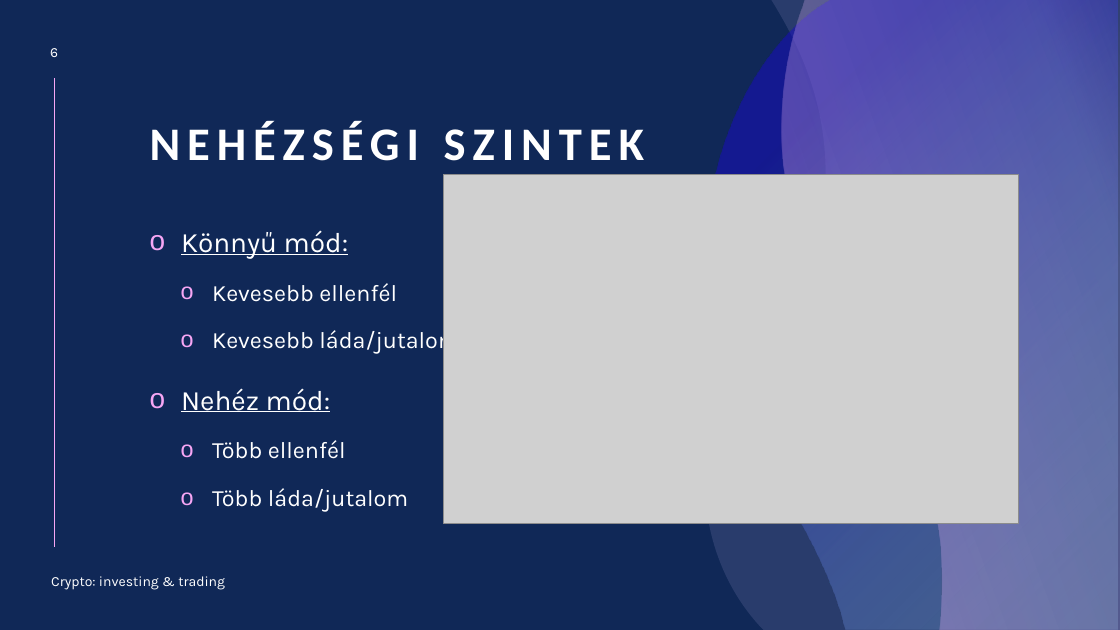
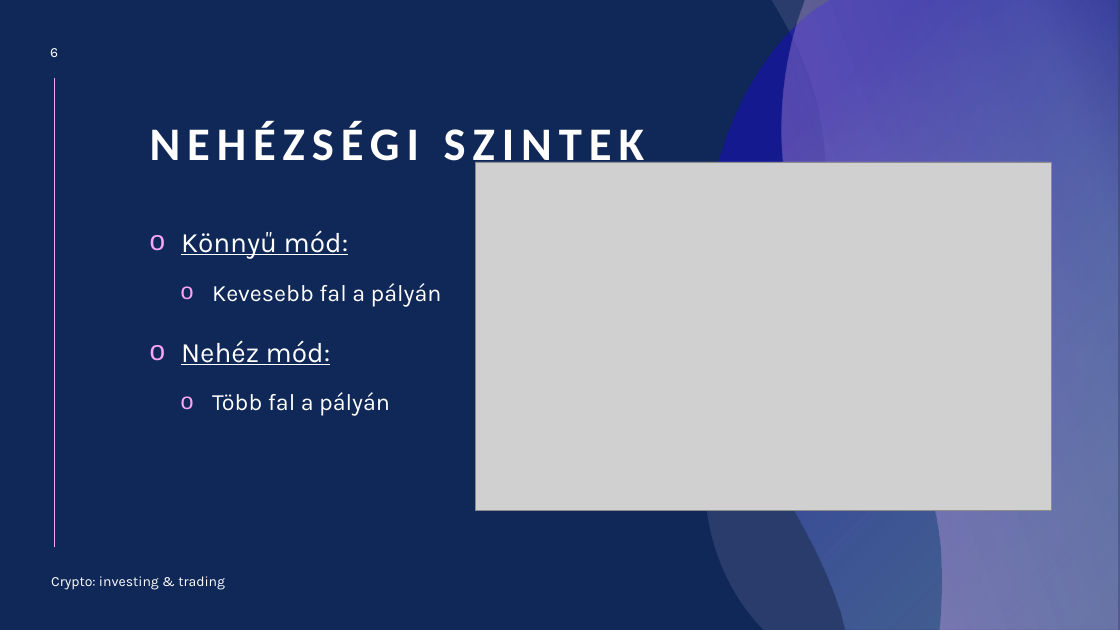
Before and after one commit to baloghdaniel654/11_SZFT3_BaloghDaniel_ErdelyiBalazs_KalmanDaniel_projekt3, a slide deck: slide 6 of IKT_jatek_bemutato.pptx. Drawn at 1120x630 pixels with LibreOffice and Linux fonts; fonts in the diff are those of the drawing; grey boxes stand for pictures. Boxes give left, top, right and bottom in pixels: in the first picture for what was removed or moved away, otherwise in the second. Text is boxed around its words. In the diff, an @@ line names an element or a change of style, - is before the commit and + after.

```diff
--- a/IKT_jatek_bemutato.pptx
+++ b/IKT_jatek_bemutato.pptx
@@ picture: place and size @@
-picture at [444,175,1019,523]
+picture at [476,162,1051,511]
@@ text at [212,283,442,306]: text changed @@
-  o Kevesebb ellenfél
-  o Kevesebb láda/jutalom
+  o Kevesebb fal a pályán
@@ text at [212,392,390,416]: text changed @@
-  o Több ellenfél
-  o Több láda/jutalom
+  o Több fal a pályán
```
Also in this commit, not shown: 8 other slides changed, 2 slides removed.
